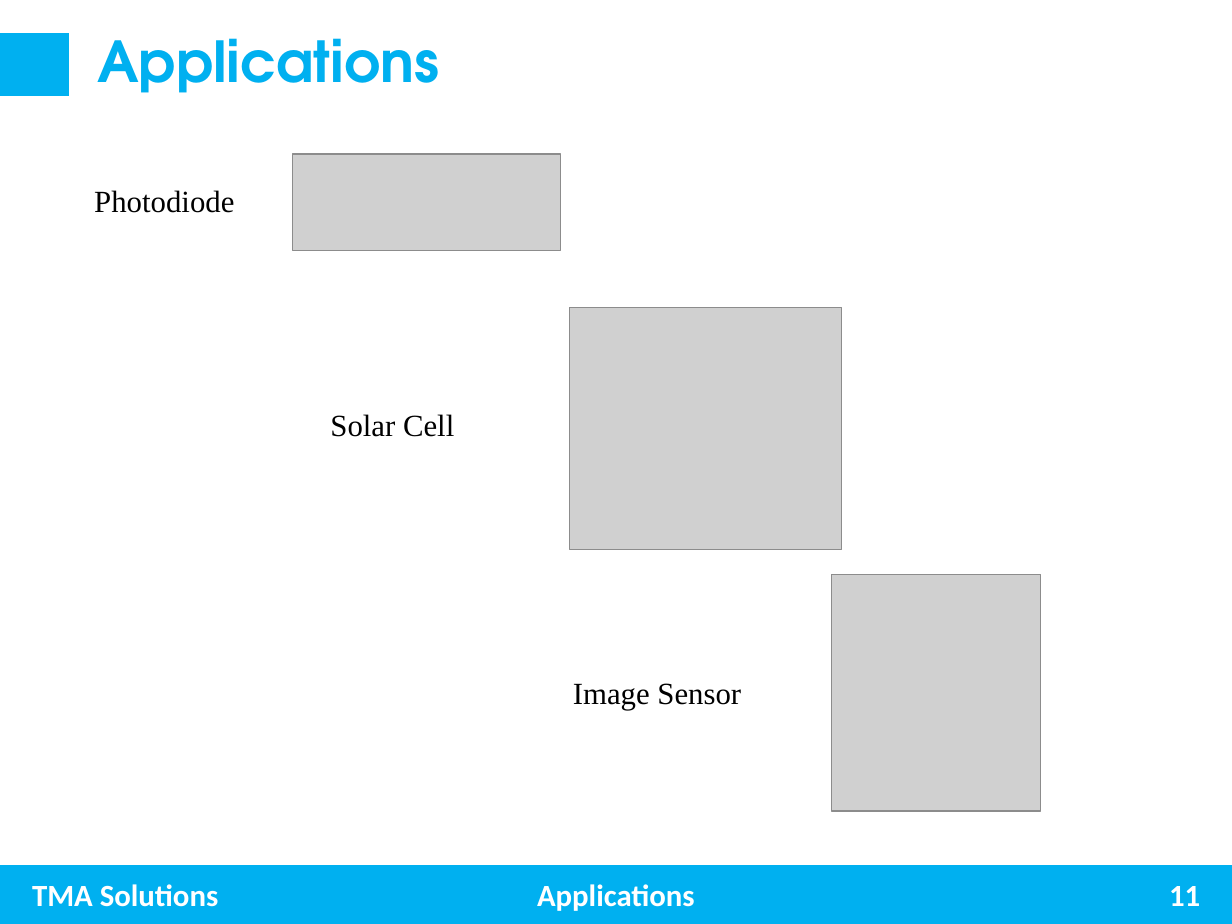
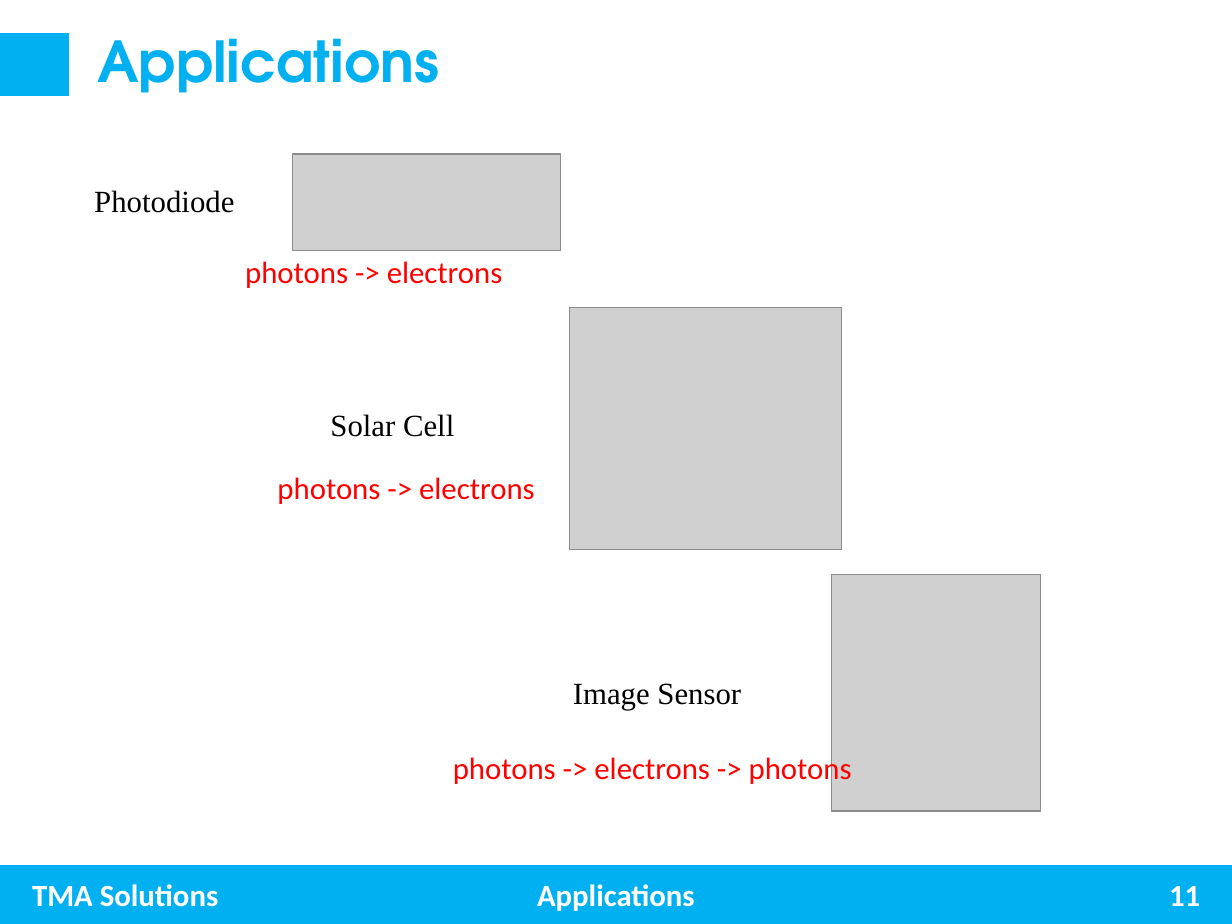
Before and after one commit to trungnghia2009/MachineLearning, a slide deck: slide 11 of Photoelectric effect.pptx. Drawn at 1232x924 pixels with LibreOffice and Linux fonts; fonts in the diff are those of the drawing; grey boxes stand for pictures. Boxes give left, top, right and bottom in pixels: in the first picture for what was removed or moved away, otherwise in the second. Text is boxed around its words. In the diff, an @@ line names an element or a change of style, - is before the commit and + after.

```diff
--- a/Photoelectric effect.pptx
+++ b/Photoelectric effect.pptx
@@ text added at [245,261,503,288], 18 pt, text #FF0000 @@
+photons -> electrons
@@ text added at [277,477,535,504], 18 pt, text #FF0000 @@
+photons -> electrons
@@ text added at [453,753,852,787], 18 pt, text #FF0000 @@
+photons -> electrons -> photons
```
Also in this commit, not shown: 1 other slide changed.
